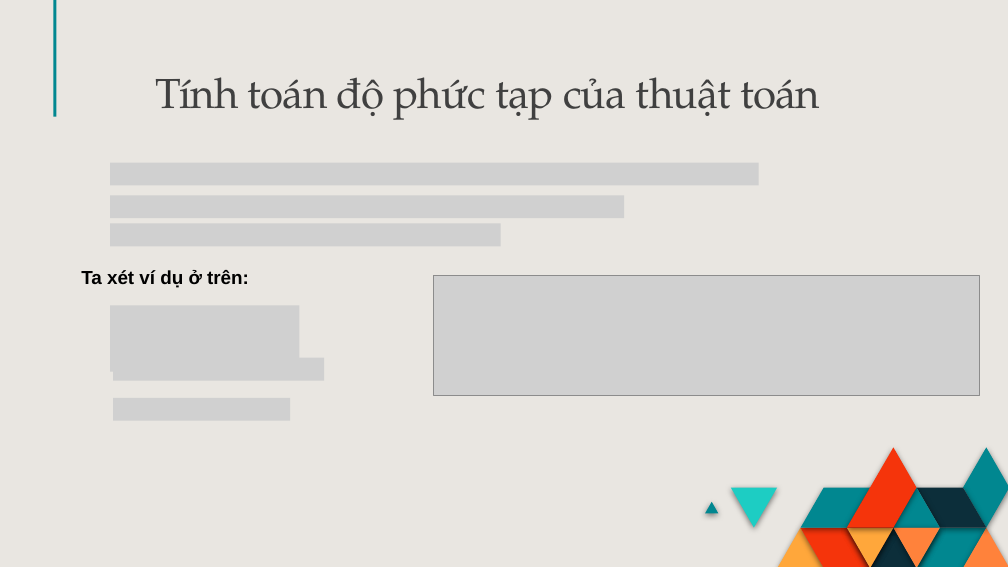
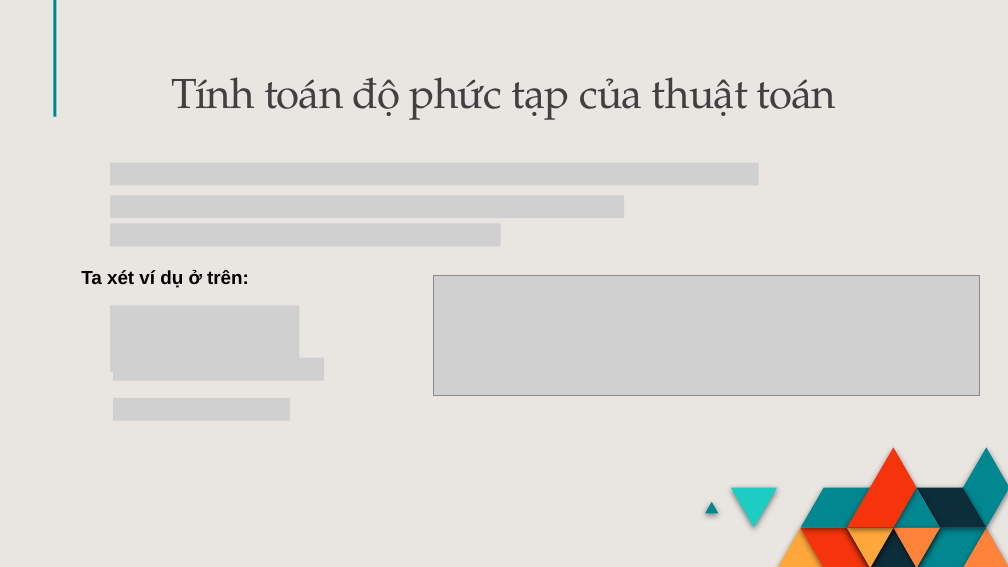
Before and after one commit to phutaekwondo/CS112.L21.N14_Phan-tich-do-phuc-tap-thuat-toan, a slide deck: slide 26 of slide-do-phuc-tap.pptx (slide 25 before the commit). Drawn at 1008x567 pixels with LibreOffice and Linux fonts; fonts in the diff are those of the drawing; grey boxes stand for pictures. Boxes give left, top, right and bottom in pixels: in the first picture for what was removed or moved away, otherwise in the second. Text is boxed around its words. In the diff, an @@ line names an element or a change of style, - is before the commit and + after.

```diff
--- a/slide-do-phuc-tap.pptx
+++ b/slide-do-phuc-tap.pptx
@@ text "Tính toán độ phức tạp ..." at box(171, 77, 836, 120): alignment left to centre @@
```
Also in this commit, not shown: 4 other slides changed, 2 slides added, 1 slide removed.
